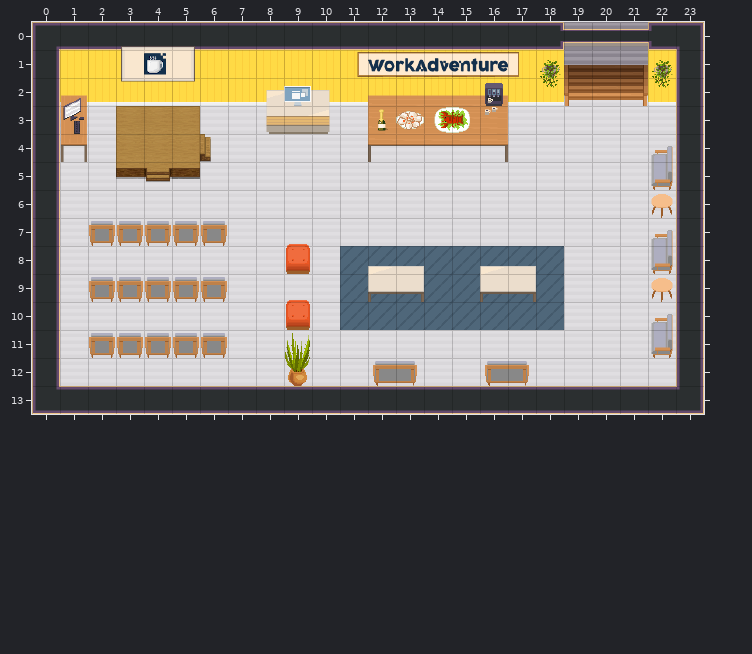
An edit to a level. Tiled map (JSON), conference.tmj. The picture above is the old version.
Cells are 32x32 px. Shown: x 0..23, y 0..13.
Once edited:
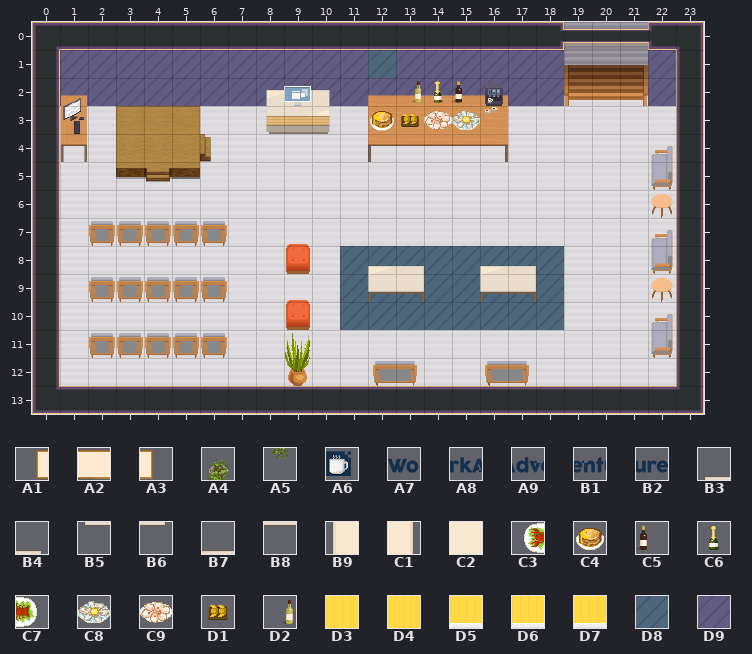
Key: from "WA_Decoration": A1 49, A2 50, A3 51, A4 77, A5 89; from "WA_Logo_Long": A6 0, A7 1, A8 2, A9 3, B1 4, B2 5; from "WA_Miscellaneous": B3 33, B4 33 flipped left-right, B5 33 flipped up-down, B6 33 turned 180, B7 34, B8 34 flipped up-down, B9 43, C1 43 flipped left-right, C2 44, C3 90 turned 270, C4 93, C5 95 flipped left-right, C6 96, C7 100 turned 270, C8 101, C9 102, D1 104, D2 105 flipped left-right; from "WA_Room_Builder": D3 200, D4 201 flipped left-right, D5 225, D6 226, D7 226 flipped left-right, D8 360, D9 385.
__ is an empty cell, ## one hidden under a higher layer, .. an unchanged one.
Diff:
--- layer "walls/walls1"
@@ x 1..22 @@
- 1 D3 D3 D3 ## D3 D3 D3 D3 D3 D3 D3 D3 D3 D3 D3 D3 D3 D3 .. .. .. D4
- 2 D5 D5 D5 D5 D5 D5 D5 D5 D5 D5 D5 D5 D5 D5 D5 D5 D5 D6 .. .. .. D7
+ 1 D9 D9 D9 D9 D9 D9 D9 D9 D9 D9 D9 D8 D9 D9 D9 D9 D9 D9 .. .. .. D9
+ 2 D9 D9 D9 D9 D9 D9 D9 D9 D9 D9 D9 D9 D9 D9 D9 D9 D9 D9 .. .. .. D9
--- layer "walls/walls2" (now hidden)
@@ x 3..22 @@
- 0 B3 B7 B4 .. .. .. .. .. .. .. .. .. .. .. .. .. .. .. .. ..
- 1 B9 C2 C1 .. .. .. .. .. A1 A2 A2 A2 A2 A2 A3 A4 .. .. .. A4
- 2 B5 B8 B6 .. .. .. .. .. .. .. .. .. .. .. .. A5 .. .. .. A5
+ 0 __ __ __ .. .. .. .. .. .. .. .. .. .. .. .. .. .. .. .. ..
+ 1 __ __ __ .. .. .. .. .. __ __ __ __ __ __ __ __ .. .. .. __
+ 2 __ __ __ .. .. .. .. .. .. .. .. .. .. .. .. __ .. .. .. __
--- layer "furniture/furniture1"
@@ x 4..16 @@
- 1 A6 .. .. .. .. .. .. .. A7 A8 A9 B1 B2
+ 1 __ .. .. .. .. .. .. .. __ __ __ __ __
--- layer "furniture/furniture3"
@@ x 12..15 @@
- 2 .. __ __ __
- 3 C6 C9 C3 C7
+ 2 .. D2 C6 C5
+ 3 C4 D1 C9 C8
Boxes around the changes in both pictures, in picture pixels (x1, y1, x2, y2):
changed: (60, 46, 564, 133)
changed: (648, 50, 676, 106)
